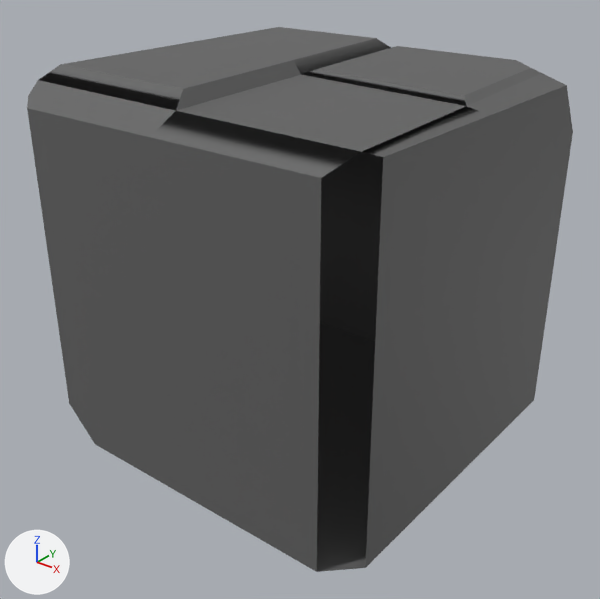
Two versions of the FBX model GD_LongProject/Assets/3D_Assets/BuildingBlocks/Thoriso's Assets/Ground_Stone.fbx, one commit apart.
Rendered twice from a 50 mm lens placed at (2.55, -3.26, 1.78), pointed at (0.03, -0.11, -0.18). Arrows for +X, +Y and +Z are at lower left; the lights stay in place. Where no turn or scale is listed for an object, it has been applied to the vertices. Vertices at the same position are counted once.

The scene before the commit, as lines of its bpy script (objects in view):
```python
mat_material = principled_material('Material')
mat_material.base_color = (0.121, 0.121, 0.121)  # dark grey #616161
mat_material.roughness = 0.65
me_cube = bpy.data.meshes.new('Cube')
me_cube.from_pydata(...)  # 40 vertices, 29 faces; spans x -0.98..0.98, y -0.98..0.98, z -0.98..1.05
me_cube.materials.append(mat_material)  # dark grey #616161
ob_ground = bpy.data.objects.new('Ground', me_cube)
ob_ground.location = (0.0, 0.0, 0.0)
```
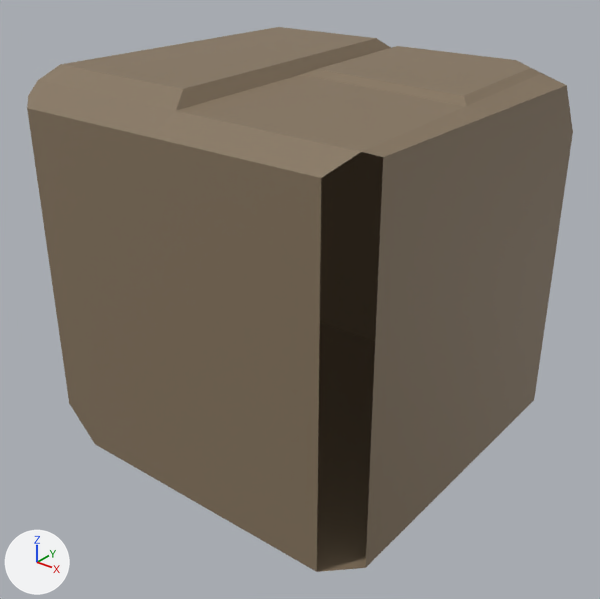
Location of each change, [x1, y1, x2, y2] in pixels of the pictures (600 x 599 px; the box of a moved part takes in the faces that stretch with it):
'Ground', recoloured, surface changed (grey to brown)
    both: [27, 27, 573, 572]
part 1 of me_cube, moved or reshaped
    both: [39, 27, 465, 152]

Patch to the scene script:
```diff
--- a/GD_LongProject/Assets/3D_Assets/BuildingBlocks/Thoriso's Assets/Ground_Stone.fbx.py
+++ b/GD_LongProject/Assets/3D_Assets/BuildingBlocks/Thoriso's Assets/Ground_Stone.fbx.py
@@ mat_material @@
 mat_material = principled_material('Material')
-mat_material.base_color = (0.121, 0.121, 0.121)  # dark grey #626262
+mat_material.base_color = (0.236, 0.175, 0.111)  # brown #85745e
 mat_material.roughness = 0.65
@@ me_cube @@
 me_cube.from_pydata(...)  # 40 vertices, 29 faces; spans x -0.98..0.98, y -0.98..0.98, z -0.98..1.05
 # used by ob_ground; location = (0.0, 0.0, 0.0)
+# me_cube part 1
+# 8 faces are deleted
+# 8 new faces join them
 me_cube.materials.append(mat_material)
```
